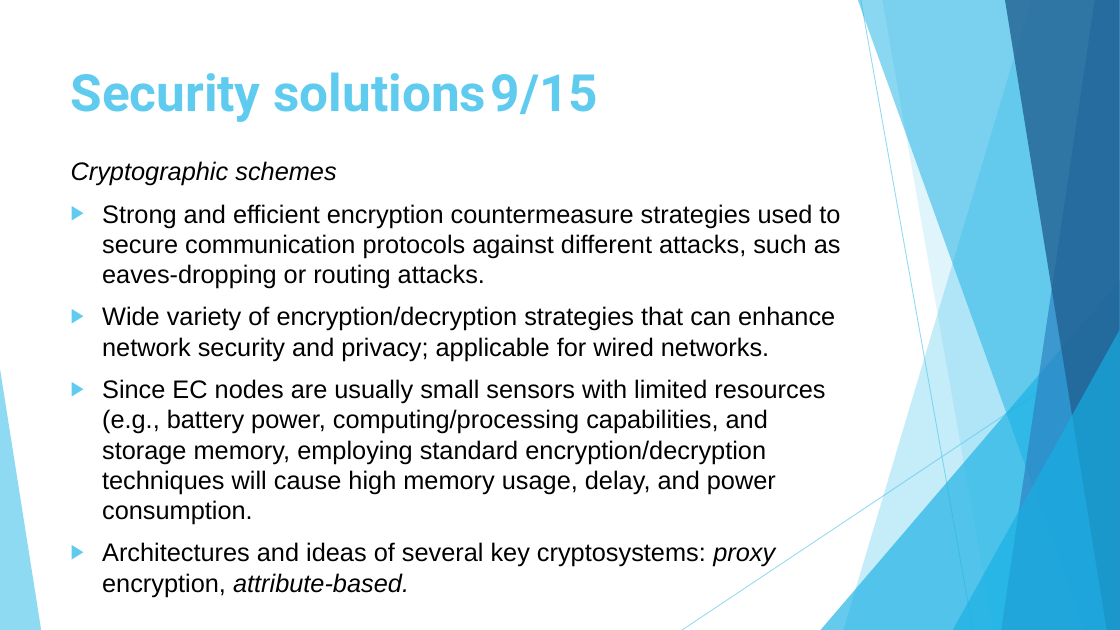
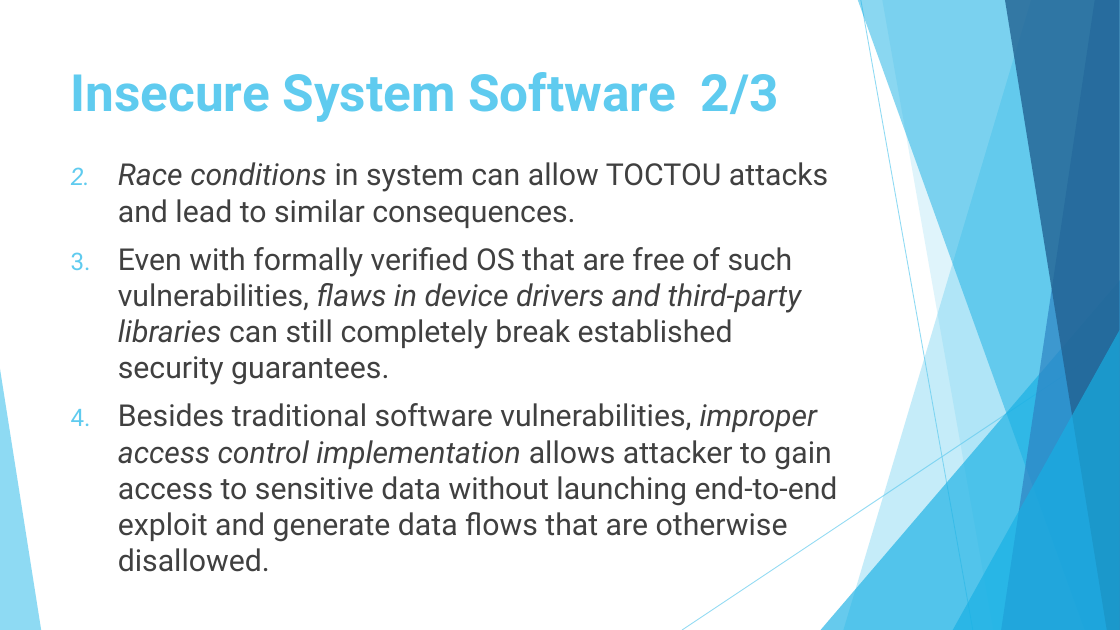
Before and after one commit to s2n-cnit/phd-stiet-cyber-security-approaches-cloud-edge-environments, a slide deck: slide 35 of slides/slides-4.pptx (slide 37 before the commit). Drawn at 1120x630 pixels with LibreOffice and Linux fonts; fonts in the diff are those of the drawing; background and template pictures are left out. Boxes give left, top, right and bottom in pixels: in the first picture for what was removed or moved away, otherwise in the second. Text is boxed around its words. In the diff, an @@ line names an element or a change of style, - is before the commit and + after.

```diff
--- a/slides/slides-4.pptx
+++ b/slides/slides-4.pptx
@@ title at [71, 72, 779, 122]: text changed @@
-Security solutions 9/15
+Insecure System Software 2/3
@@ text at [118, 162, 838, 572]: text changed; size 21.7 to 25.9 pt; font Arial to Roboto; text colour #000000 to #404040 @@
-Cryptographic schemes
-▶ Strong and efficient encryption countermeasure strategies used to secure communication protocols against different attacks, such as eaves-dropping or routing attacks.
-▶ Wide variety of encryption/decryption strategies that can enhance network security and privacy; applicable for wired networks.
-▶ Since EC nodes are usually small sensors with limited resources (e.g., battery power, computing/processing capabilities, and storage memory, employing standard encryption/decryption techniques will cause high memory usage, delay, and power consumption.
-▶ Architectures and ideas of several key cryptosystems: proxy encryption, attribute-based.
+2. Race conditions in system can allow TOCTOU attacks and lead to similar consequences.
+3. Even with formally verified OS that are free of such vulnerabilities, flaws in device drivers and third-party libraries can still completely break established security guarantees.
+4. Besides traditional software vulnerabilities, improper access control implementation allows attacker to gain access to sensitive data without launching end-to-end exploit and generate data flows that are otherwise disallowed.
```
Also in this commit, not shown: 34 other slides changed, 93 slides added, 10 slides removed, 12 other files.
